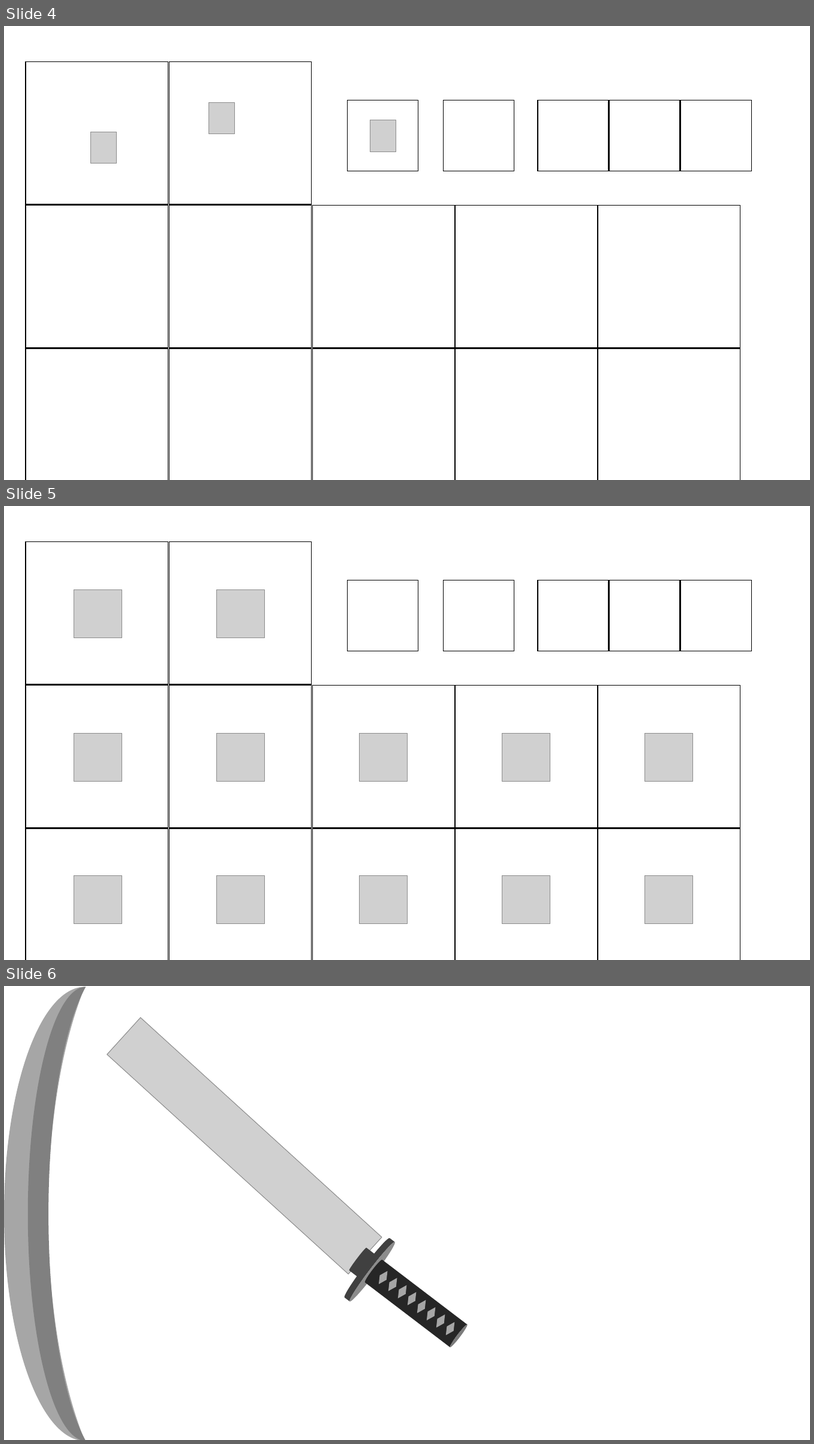
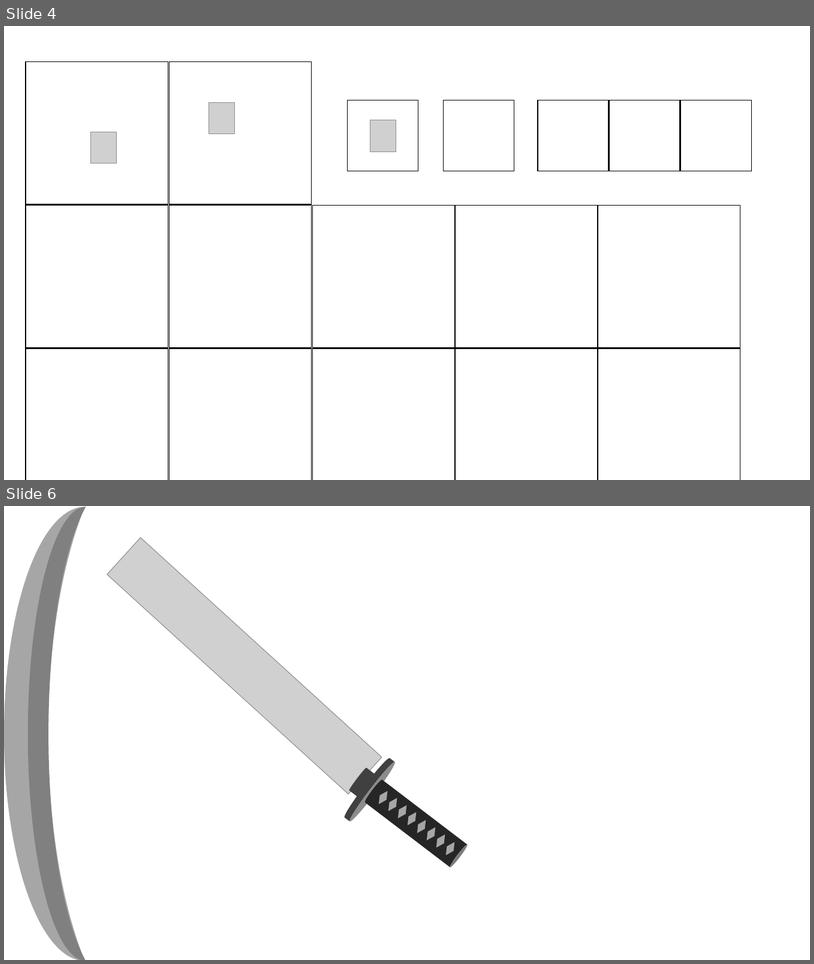
Before and after one commit to TT-3-14159265358979323846264338/defend_the_castle, a slide deck: default/soldier weapon.pptx. Shown one above the other, each under a label of ours: slides 4, 5 and 6 before the commit, slides 4 and 6 after it; the slides between them are not shown. The pictures are 814x1444 and 814x964 pixels, drawn with LibreOffice and Linux fonts; fonts in the diff are those of the drawing; grey boxes stand for pictures. Boxes give left, top, right and bottom in pixels: in the first picture for what was removed or moved away, otherwise in the second. Text is boxed around its words. In the diff, an @@ line names an element or a change of style, - is before the commit and + after.

```diff
--- a/default/soldier weapon.pptx
+++ b/default/soldier weapon.pptx
@@ slide 5 removed at (4,506,810,960), background #FFFFFF @@
@@ rectangle removed at (26,541,168,684) @@
@@ rectangle removed at (169,541,311,684) @@
@@ picture removed at (74,590,122,638) @@
@@ picture removed at (217,590,265,638) @@
@@ rectangle removed at (348,580,419,651) @@
@@ rectangle removed at (444,580,515,651) @@
@@ rectangle removed at (538,580,609,651) @@
@@ rectangle removed at (609,580,680,651) @@
@@ rectangle removed at (681,580,752,651) @@
@@ rectangle removed at (26,685,168,827) @@
@@ rectangle removed at (169,685,311,827) @@
@@ rectangle removed at (312,685,455,827) @@
@@ rectangle removed at (455,685,597,827) @@
@@ rectangle removed at (598,685,740,827) @@
@@ picture removed at (74,733,122,781) @@
@@ picture removed at (217,733,265,781) @@
@@ picture removed at (360,733,408,781) @@
@@ picture removed at (503,733,550,781) @@
@@ picture removed at (645,733,693,781) @@
@@ rectangle removed at (26,828,168,960) @@
@@ rectangle removed at (169,828,311,960) @@
@@ rectangle removed at (312,828,455,960) @@
@@ rectangle removed at (455,828,597,960) @@
@@ rectangle removed at (598,828,740,960) @@
@@ picture removed at (74,876,122,924) @@
@@ picture removed at (217,876,265,924) @@
@@ picture removed at (360,876,408,924) @@
@@ picture removed at (503,876,550,924) @@
@@ picture removed at (645,876,693,924) @@
```
Also in this commit, not shown: 5 slides added, 1 other slide removed.
